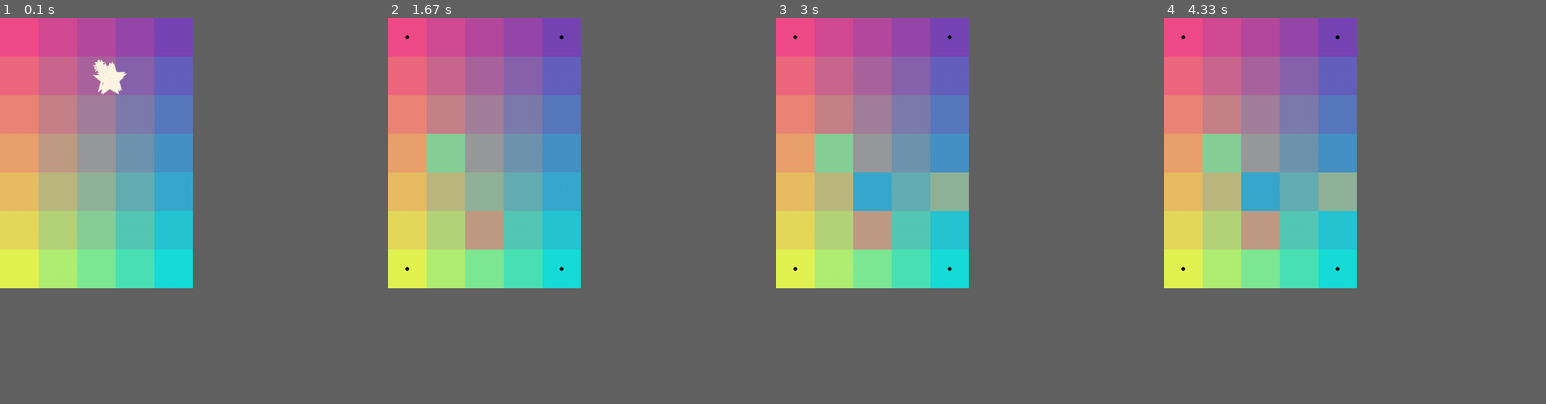
Above: before the commit, frames 1-4 (left to right).
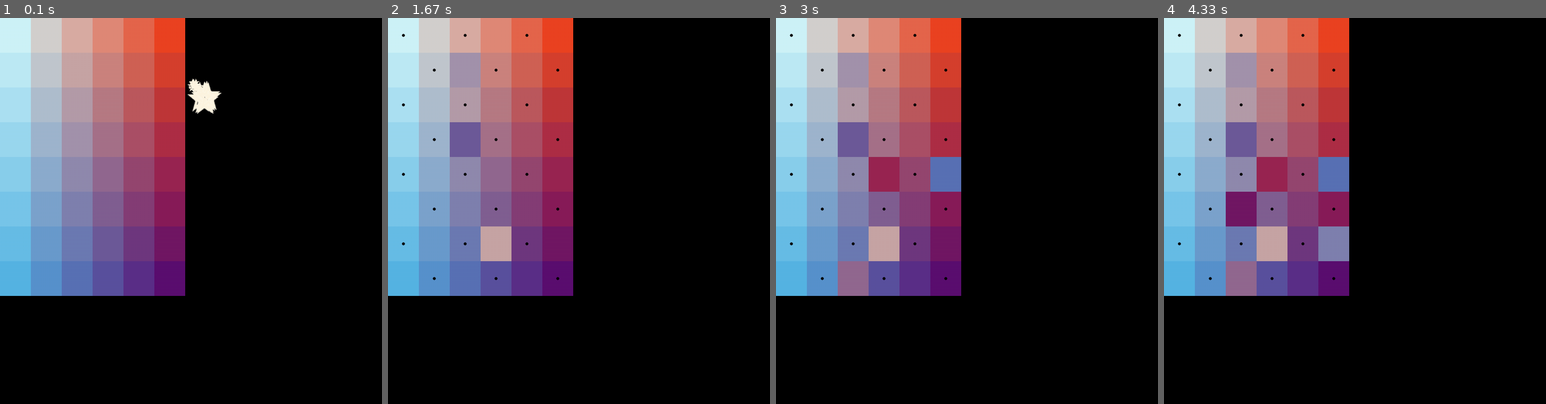
Above: after the commit, the same moments.

Repository: Angelina-ainel/PyGame-Project
Game: pygame game, started from field.py
The game is run twice, just before and just after one commit, with the same random seed, the same clock (stepped at 60 frames per second) and the same inputs.
Inputs (mouse positions are in pixels of both pictures, inside the frame that each line leads up to):
- Up to frame 1 (0.1 s): no input
- Up to frame 2 (1.67 s): press the mouse at (494, 241) at 0.37 s; move the mouse to (479, 199) at 0.47 s; release the mouse at (460, 153) at 0.6 s; press the mouse at (494, 241) at 0.7 s; move the mouse to (487, 156) at 0.8 s; release the mouse at (479, 68) at 0.93 s
- Up to frame 3 (3 s): press the mouse at (882, 172) at 2.03 s; move the mouse to (871, 222) at 2.13 s; release the mouse at (860, 272) at 2.27 s; press the mouse at (882, 172) at 2.37 s; move the mouse to (913, 176) at 2.47 s; release the mouse at (944, 176) at 2.6 s
- Up to frame 4 (4.33 s): press the mouse at (1240, 207) at 3.2 s; move the mouse to (1282, 226) at 3.3 s; release the mouse at (1320, 249) at 3.43 s
In our replay, the window is 450x630 before the commit and 891x900 after it. These sizes can differ from the game's own. Grey fills any space a smaller window leaves; there, only what the larger window draws over its background counts as a difference.

The runs differ from the first frame. In frame 1, 36% of the frame differs, in the area x 0-59%, y 0-72%; in frame 2, 36%; in frame 3, 36%; in frame 4, 36%.

Commit message:
added fireworks at the end and some schemes

Diff:
--- a/field.py
+++ b/field.py
@@ -13,9 +13,9 @@
 
 
 pg.init()
-width, height = size = 500, 700
+width, height = size = 990, 1000
 screen = pg.display.set_mode(size)
-
+count = 0
 
 class Element(pg.sprite.Sprite):
     def __init__(self, row, col, top, cell_size, color, fixed, id, *groups):
@@ -64,6 +64,8 @@
                         self.rect.topleft, change_places.rect.topleft = change_places.rect.topleft, \
                                                                         self.pushed_elem_topleft
                         self.id, change_places.id = change_places.id, self.id
+                        global count
+                        count += 1
                     else:
                         self.rect.topleft = self.pushed_elem_topleft
                 else:
@@ -198,20 +200,20 @@
 
 
 if __name__ == '__main__':
-    lt = np.array(ImageColor.getcolor('#F04D89', "RGB"))
-    rt = np.array(ImageColor.getcolor('#7645B6', "RGB"))
-    lb = np.array(ImageColor.getcolor('#E0F64E', "RGB"))
-    rb = np.array(ImageColor.getcolor('#12DCDC', "RGB"))
+    lt = np.array(ImageColor.getcolor('#CEF3F9', "RGB"))
+    rt = np.array(ImageColor.getcolor('#EC4422', "RGB"))
+    lb = np.array(ImageColor.getcolor('#53AFDE', "RGB"))
+    rb = np.array(ImageColor.getcolor('#5B0A6F', "RGB"))
     all_sprites = pg.sprite.Group()
     stars = pg.sprite.Group()
-    level = Field(5, 7, lt, rt, lb, rb, '4 corners')
-    level.set_view(0, 0, (100, 100))
+    level = Field(6, 8, lt, rt, lb, rb, 'chess')
+    level.set_view(0, 0, (80, 90))
     running = True
     pushed = False
     level.render()
     screen2 = pg.Surface(size)
-    level_helping = Field(5, 7, lt, rt, lb, rb, 'no_fixed')
-    level_helping.set_view(0, 0, (100, 100))
+    level_helping = Field(6, 8, lt, rt, lb, rb, 'no_fixed')
+    level_helping.set_view(0, 0, (80, 90))
     level_helping.render()
     level_helping.sprite_group1.draw(screen2)
     # level.mix_elements()
@@ -226,8 +228,7 @@
             level.sprite_group1.update(event)
         screen.fill((0, 0, 0))
         level.sprite_group1.draw(screen)
-        if [sprite.id for sprite in level.sprite_group2.sprites()] == list(range(1, 5 * 7 + 1)):  # width * height + 1
-
+        if [sprite.id for sprite in level.sprite_group2.sprites()] == list(range(1, 6 * 8 + 1)):  # width * height + 1
             all_sprites.update()
             screen.blit(screen2, (0, 0))
             all_sprites.draw(screen)
@@ -235,4 +236,6 @@
             # running = False
             t = clock.tick(fps)
         pg.display.flip()
+    print(count)
+    count = 0
     pg.quit()
